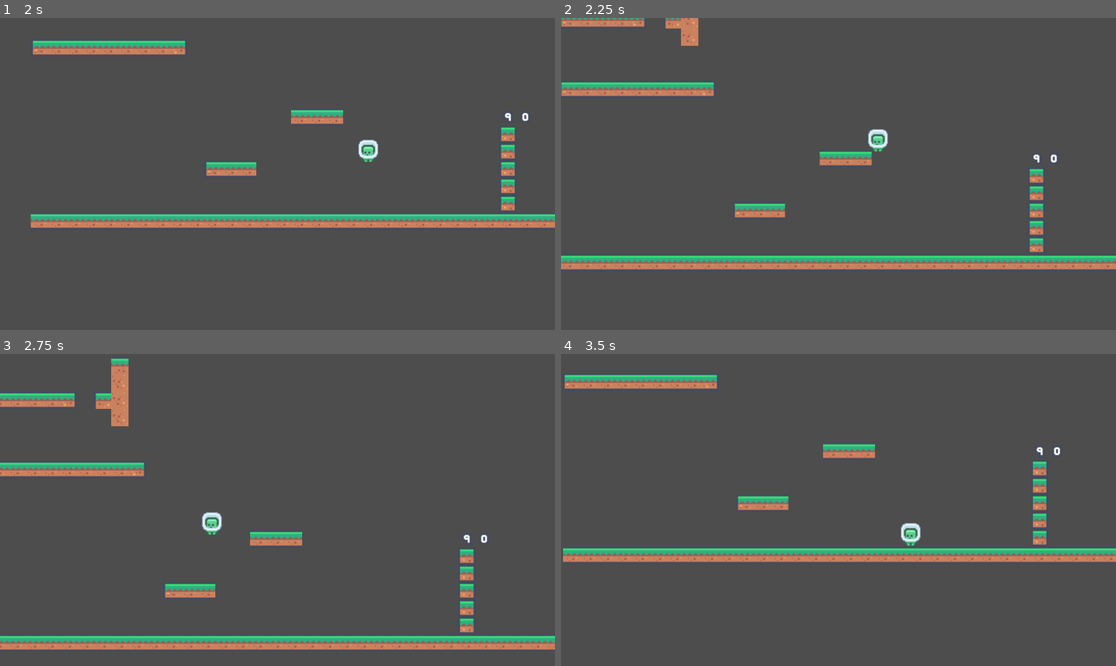
Above: before the commit, frames 1-4 (two rows, left to right).
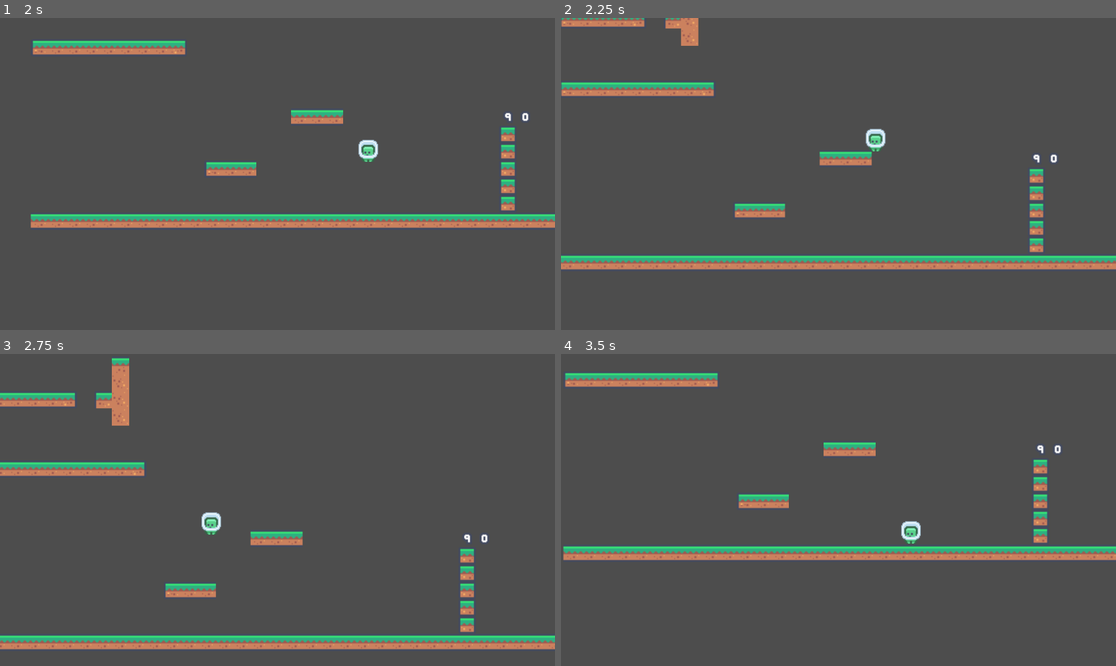
Above: after the commit, the same moments.

Repository: MrJoermungandr/ColdBlooded
Game: Godot game, scene res://Level/Test/movement_test.tscn
The game is run twice, just before and just after one commit, with the same random seed, the same clock (stepped at 60 frames per second) and the same inputs. The project has no main scene, so this scene is started directly.
Inputs:
- Up to frame 1 (2 s): hold D (move_right) from 0.53 s (still down); tap Space (move_jump) at 0.6, 0.77, 1.07, 1.35, 1.52, 1.82 s
- Up to frame 2 (2.25 s): release D (move_right) at 2.03 s; hold A (move_left) from 2.03 s (still down); tap Space (move_jump) at 2.1 s
- Up to frame 3 (2.75 s): keep holding A (move_left)
- Up to frame 4 (3.5 s): release A (move_left) at 2.78 s; hold D (move_right) from 2.78 s (still down); tap Space (move_jump) at 2.85, 3.02, 3.32 s

Frame 1 is identical in both runs. In frame 2, 0.2% of the frame differs, in the area x 54-59%, y 35-43%; in frame 3, 1.9%; in frame 4, 6.0%, in the area x 0-100%, y 6-67%.

Commit message:
pinch hitbox on vertical movement

Diff:
--- a/Entity/Player/player.gd
+++ b/Entity/Player/player.gd
@@ -40,11 +40,18 @@
 var has_jumped: bool = false
 var has_double_jumped: bool = false
 
+var is_normal_hitbox_enabled: bool = true
+@onready
+var normal_collision: CollisionShape2D = $NormalCollision
+@onready
+var vertical_pinch_collision: CollisionShape2D = $VerticalPinchCollision
+
 func _ready() -> void:
 	coyote_timer.one_shot = true
 	coyote_timer.wait_time = coyote_time_seconds
 	coyote_timer.timeout.connect(_on_coyote_complete)
 	add_child(coyote_timer)
+	vertical_pinch_collision.set_deferred("disabled", true)
 
 func _physics_process(delta: float) -> void:
 	var is_on_ground = calc_is_on_ground()
@@ -63,14 +70,17 @@
 		if is_on_ground:
 			velocity.y = jump_velocity
 			has_jumped = true
+			_use_vertical_pinch_hitbox()
 		elif not has_double_jumped:
 			velocity.y = second_jump_velocity
+			_use_vertical_pinch_hitbox()
 			has_double_jumped = true
 
 func get_current_gravity() -> float:
 	if velocity.y < 0.0:	# ternary statement is back, hell yeah!
 		return second_jump_gravity if has_double_jumped else jump_gravity
 	else:
+		if not is_normal_hitbox_enabled: _use_normal_hitbox()
 		return second_fall_gravity if has_double_jumped else fall_gravity
 
 func calc_is_on_ground() -> bool:
@@ -87,3 +97,13 @@
 
 func _on_coyote_complete():
 	is_coyote_completed = true
+
+func _use_vertical_pinch_hitbox():
+	is_normal_hitbox_enabled = false
+	normal_collision.set_deferred("disabled", true)
+	vertical_pinch_collision.set_deferred("disabled", false)
+
+func _use_normal_hitbox():
+	is_normal_hitbox_enabled = true
+	normal_collision.set_deferred("disabled", false)
+	vertical_pinch_collision.set_deferred("disabled", true)
--- a/Entity/player.tscn
+++ b/Entity/player.tscn
@@ -22,6 +22,10 @@
 radius = 8.0
 height = 26.0
 
+[sub_resource type="CapsuleShape2D" id="CapsuleShape2D_4vxxc"]
+radius = 4.0
+height = 26.0
+
 [node name="Player" type="CharacterBody2D"]
 script = ExtResource("1_hm2ln")
 speed = 200
@@ -31,8 +35,11 @@
 animation = &"walk"
 frame_progress = 0.965387
 
-[node name="CollisionShape2D" type="CollisionShape2D" parent="."]
+[node name="NormalCollision" type="CollisionShape2D" parent="."]
 shape = SubResource("CapsuleShape2D_ibbhd")
+
+[node name="VerticalPinchCollision" type="CollisionShape2D" parent="."]
+shape = SubResource("CapsuleShape2D_4vxxc")
 
 [node name="Camera2D" type="Camera2D" parent="."]
 zoom = Vector2(2, 2)
Not shown: 1 places in Entity/player.tscn that only renumber resources
